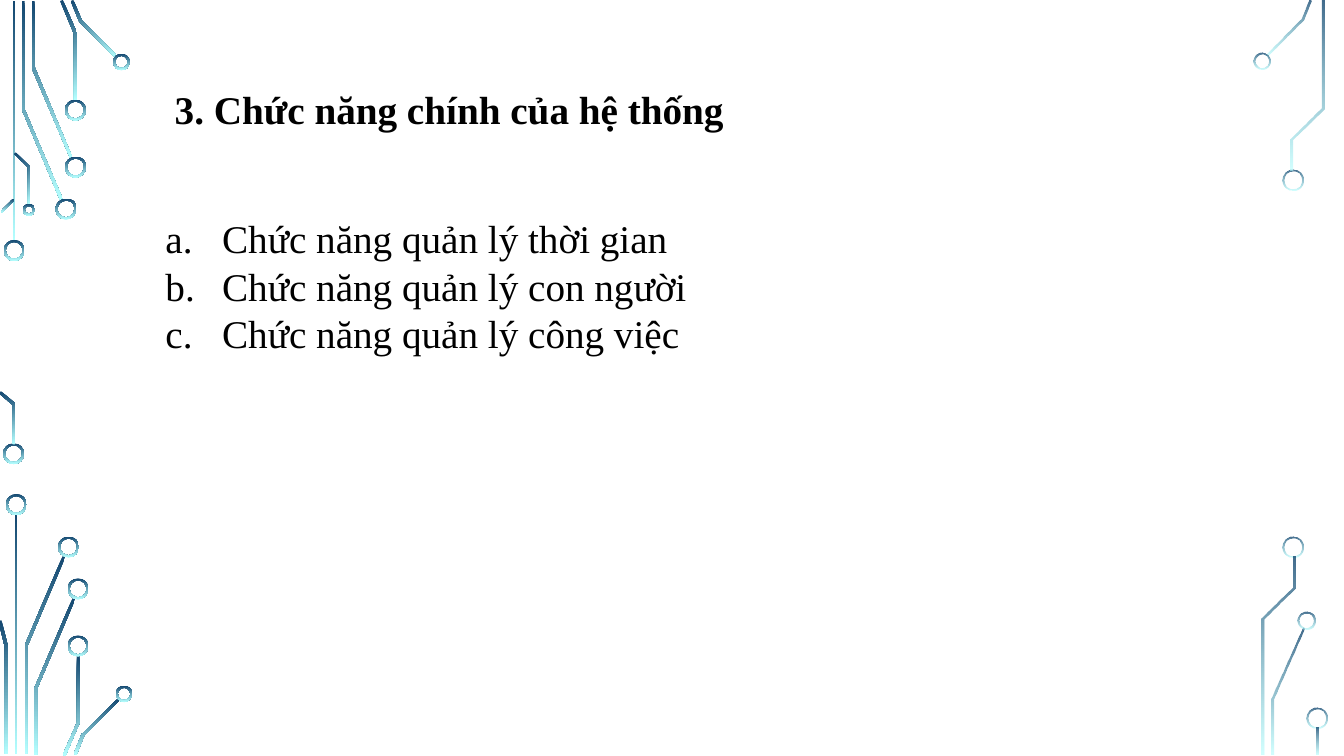
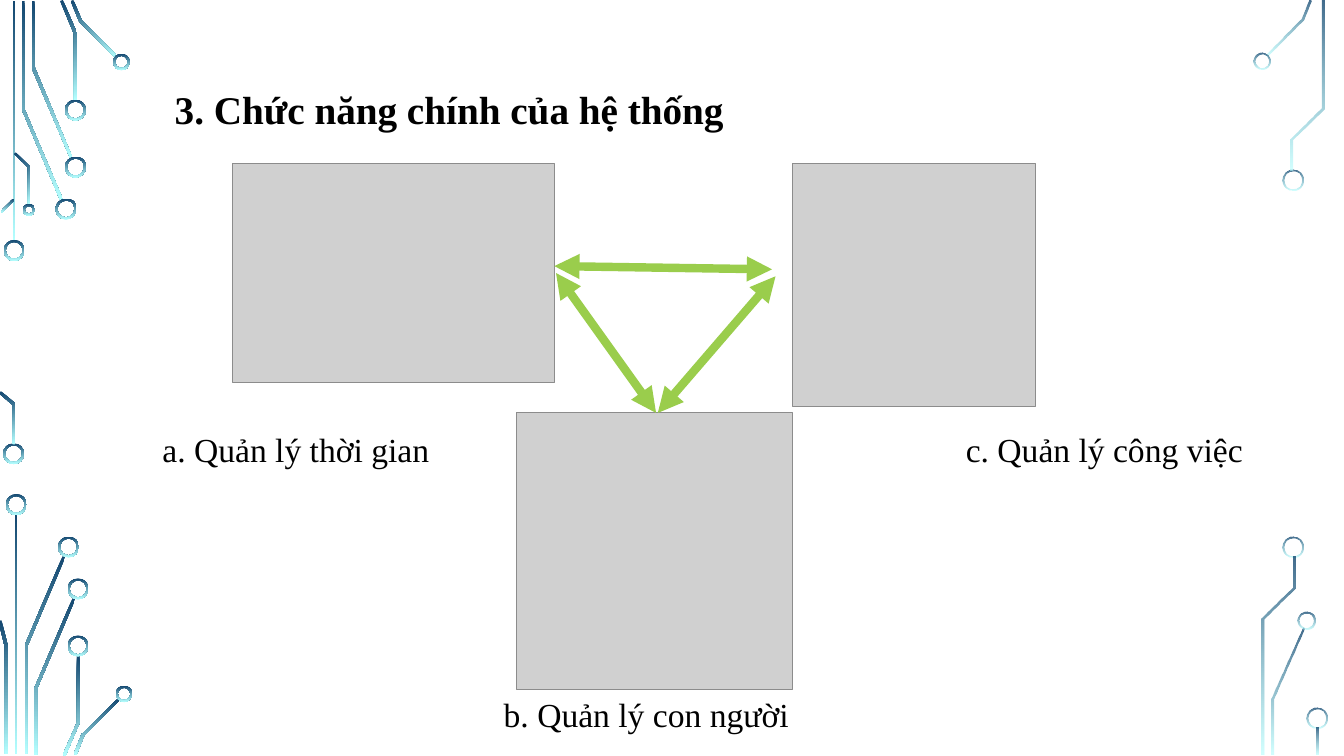
Before and after one commit to NguyenThiHao/DoAnTotNghiep, a slide deck: slide 13 of Documents/Slide do an tot nghiep.pptx (slide 12 before the commit). Drawn at 1344x756 pixels with LibreOffice and Linux fonts; fonts in the diff are those of the drawing; grey boxes stand for pictures; background and template pictures are left out. Boxes give left, top, right and bottom in pixels: in the first picture for what was removed or moved away, otherwise in the second. Text is boxed around its words. In the diff, an @@ line names an element or a change of style, - is before the commit and + after.

```diff
--- a/Documents/Slide do an tot nghiep.pptx
+++ b/Documents/Slide do an tot nghiep.pptx
@@ picture added at (232, 164, 555, 383) @@
@@ picture added at (792, 163, 1035, 406) @@
@@ text removed at (222, 225, 686, 355) @@
-a. Chức năng quản lý thời gian
-b. Chức năng quản lý con người
-c. Chức năng quản lý công việc
@@ double arrow added from (555, 266) to (772, 269), #9ACD4C 6 pt @@
@@ double arrow added from (557, 273) to (656, 413), #9ACD4C 6 pt @@
@@ double arrow added from (775, 276) to (658, 413), #9ACD4C 6 pt @@
@@ picture added at (516, 413, 792, 690) @@
@@ text added at (162, 438, 429, 469), 24 pt, text #000000 @@
+a. Quản lý thời gian
@@ text added at (966, 438, 1243, 469), 24 pt, text #000000 @@
+c. Quản lý công việc
@@ text added at (504, 703, 789, 734), 24 pt, text #000000 @@
+b. Quản lý con người
```
Also in this commit, not shown: 3 other slides changed, 2 slides added, 36 other files.
